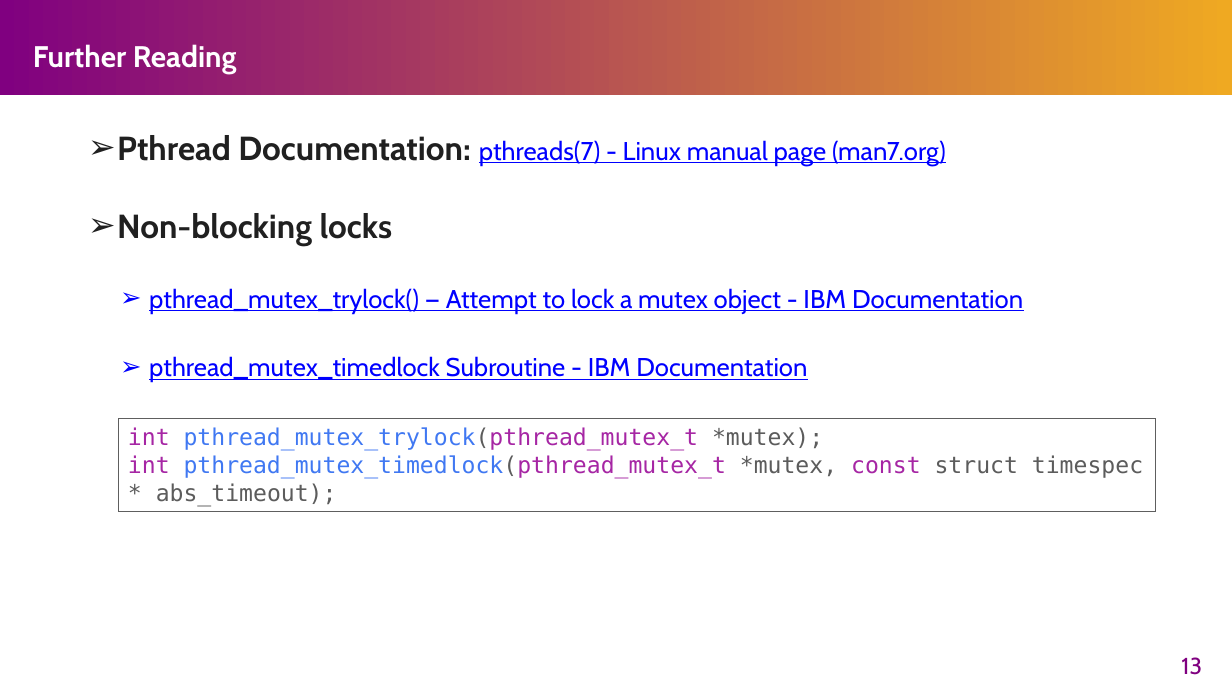
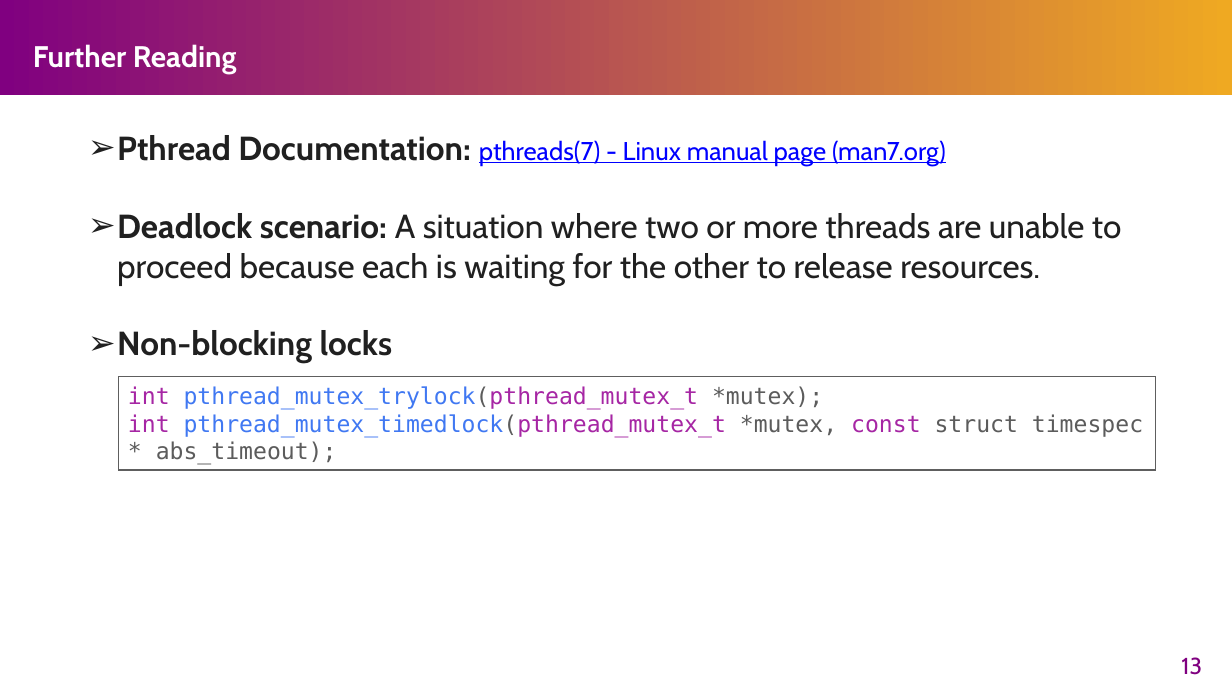
Before and after one commit to henryhxu/CSCI3150, a slide deck: slide 13 of tutorial/T04/tut04.pptx. Drawn at 1232x693 pixels with LibreOffice and Linux fonts; fonts in the diff are those of the drawing. Boxes give left, top, right and bottom in pixels: in the first picture for what was removed or moved away, otherwise in the second. Text is boxed around its words. In the diff, an @@ line names an element or a change of style, - is before the commit and + after.

```diff
--- a/tutorial/T04/tut04.pptx
+++ b/tutorial/T04/tut04.pptx
@@ text at (117,213,1121,286): paragraph added @@
+➢ Deadlock scenario: A situation where two or more threads are unable to proceed because each is waiting for the other to release resources.
@@ text at (149,288,1023,382): paragraphs removed @@
-  ➢ pthread_mutex_trylock() — Attempt to lock a mutex object - IBM Documentation
-  ➢ pthread_mutex_timedlock Subroutine - IBM Documentation
@@ rectangle "int pthread_mutex_trylock(pthread_mutex_t *mutex);": place and size @@
-rectangle "int pthread_mutex_trylock(pthread_mutex_t *mutex);" at (119,419,1156,512)
+rectangle "int pthread_mutex_trylock(pthread_mutex_t *mutex);" at (119,377,1156,470)
```
Also in this commit, not shown: 2 other slides changed.
